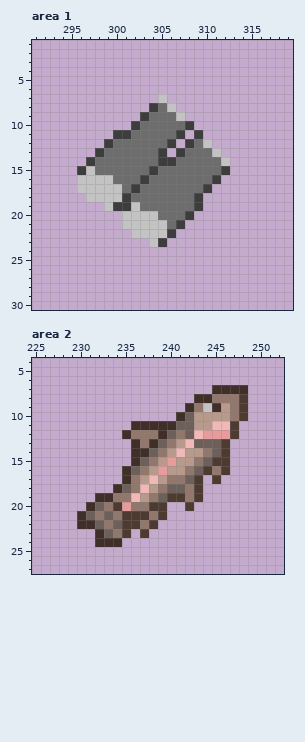
File history of a pixel-art file, Assets/Sprites/Items.aseprite. The first picture shows the starting point.
320x32 pixels, 1 frame. Colours within 5 levels of each other are drawn and written as one. Shown: area 1: x 291..319, y 1..30; area 2: x 225..252, y 4..27.
The result:
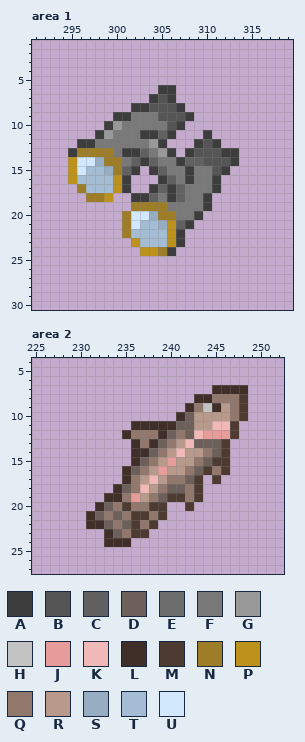
Palette (. is transparent): A #3d3d3d  B #555555  C #616161  D #6d5f5a  E #6d6d6d  F #797979  G #999999  H #c3c3c3  J #e59c9a  K #f0b8b6  L #402e28  M #4d3b31  N #9e7d29  P #bd921c  Q #91776c  R #b89a8c  S #97adc2  T #a5bdd4  U #d2e8fc
The edit:
Changed rows in their new state; - is an unchanged pixel.
Area 1, layer "Layer 1":
first column x 295:
 6 ----------AA-------
 7 ---------ABA-------
 8 -------AABBBA------
 9 -----AAFFFBBBA-----
10 ----AGFFFFFBA.-----
11 ---AGFFFAACA.-.A---
12 -AAFFFFFFGA.-.ABA--
13 ANNNNFAACFGA.ABBBAA
14 PUUSNNFCACFFACCBBBA
15 PUTTSNCA.-CFFAFFB--
16 PTTTTPA...ACFAFF---
17 -NTTTPA..ACACFFFA--
18 --NNP..AACFACFFA---
19 ----...NNNNFFFFA---
20 ------NUUSNNFFA----
21 ------NUTTSPCA-----
22 ------NTTTTPA------
23 -------PTTTPA------
24 --------PPNA-------
Area 2, layer "Layer 1":
first column x 230:
19 --.-L-J
20 -.LDQM-
21 .LDQDQ-
22 .-LDQD-
23 --.LDQM
24 --.--L-
Changed places in both pictures, as pixel boxes (x1, y1, x2, y2):
changed: (68, 85, 239, 256)
changed: (77, 493, 140, 547)
